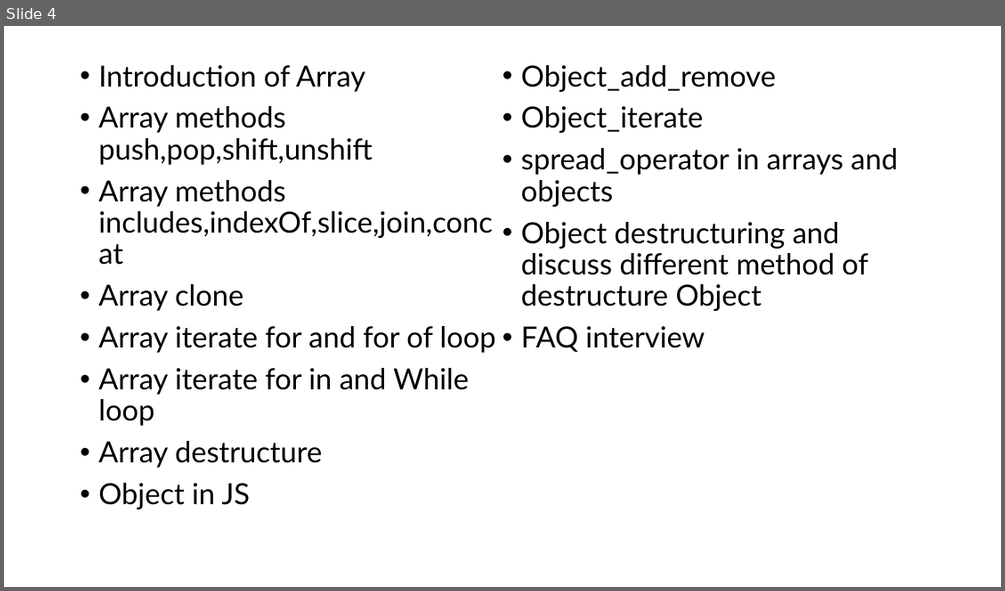
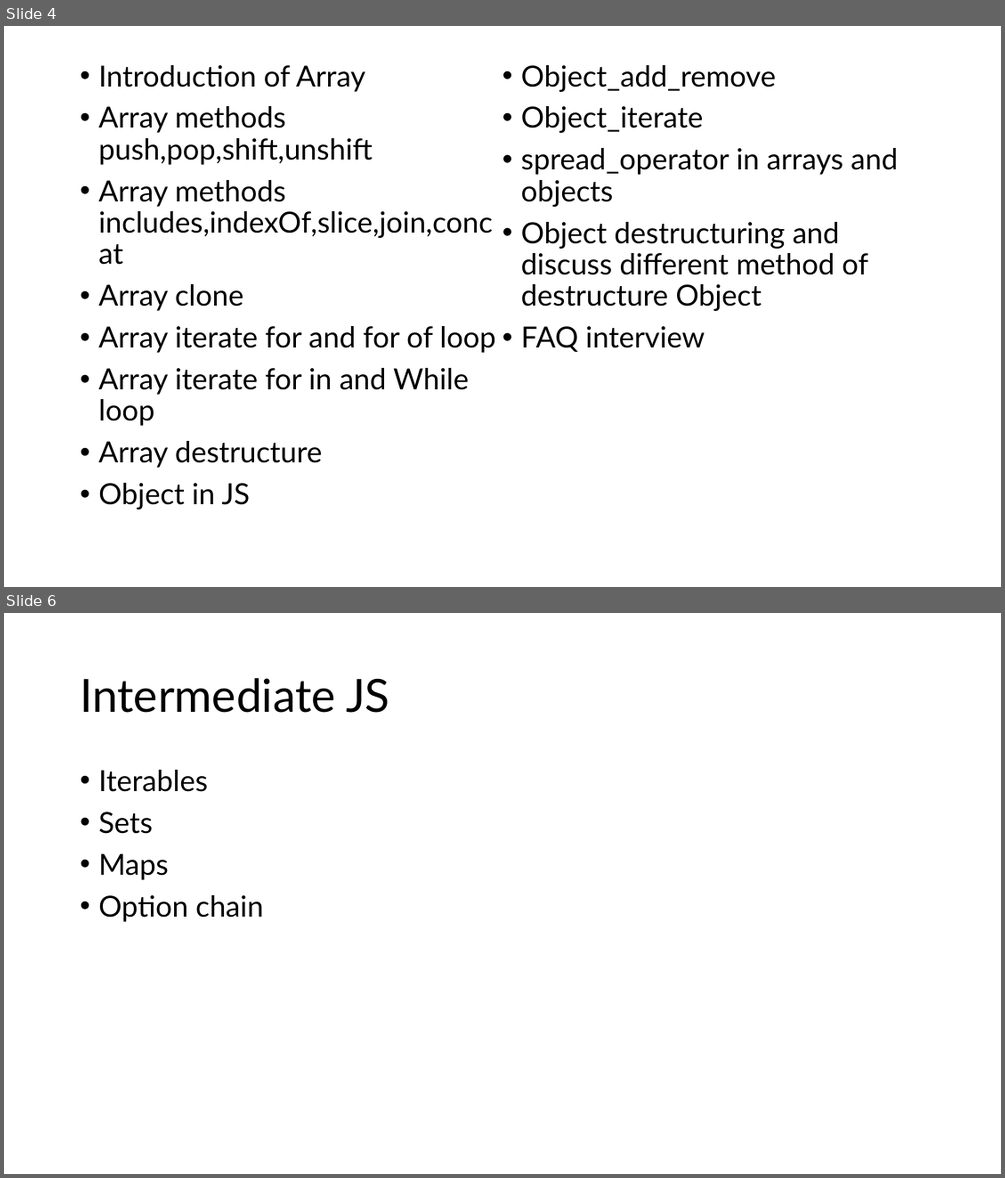
Before and after one commit to PiyushChaturvedii/Batch06, a slide deck: JS/JavaScript.pptx. Shown one above the other, each under a label of ours: slide 4 before the commit, slides 4 and 6 after it; the slides between them are not shown. The pictures are 1005x591 and 1005x1178 pixels, drawn with LibreOffice and Linux fonts; fonts in the diff are those of the drawing. Boxes give left, top, right and bottom in pixels: in the first picture for what was removed or moved away, otherwise in the second. Text is boxed around its words. In the diff, an @@ line names an element or a change of style, - is before the commit and + after.

```diff
--- a/JS/JavaScript.pptx
+++ b/JS/JavaScript.pptx
@@ slide 6 added at [4,613,1001,1174], background #FFFFFF @@
@@ title added at [80,678,389,713], 44 pt, text #000000 @@
+Intermediate JS
@@ text added at [98,770,263,922], 28 pt, text #000000 @@
+• Iterables
+• Sets
+• Maps
+• Option chain
```
Also in this commit, not shown: 1 slide changed, 1 other slide added, 19 other files.
